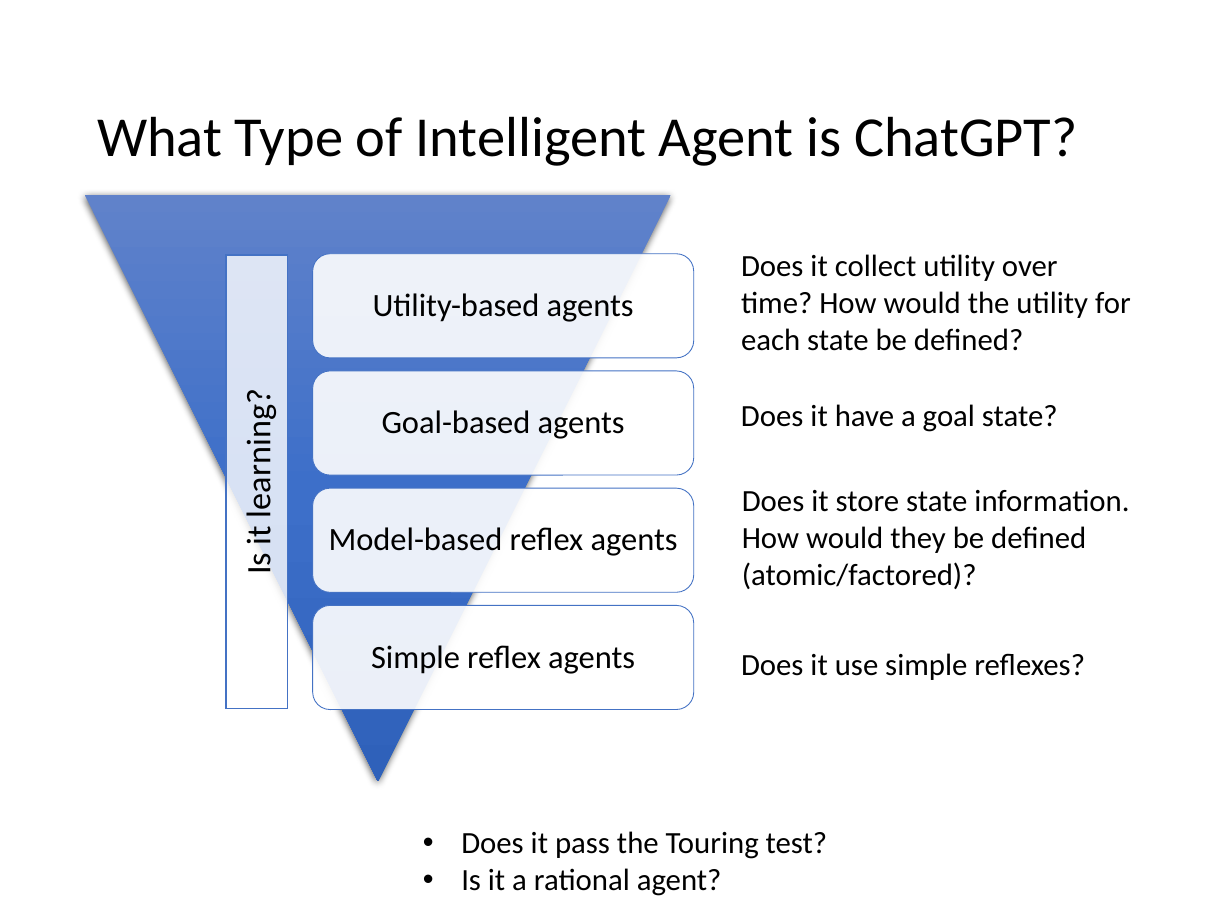
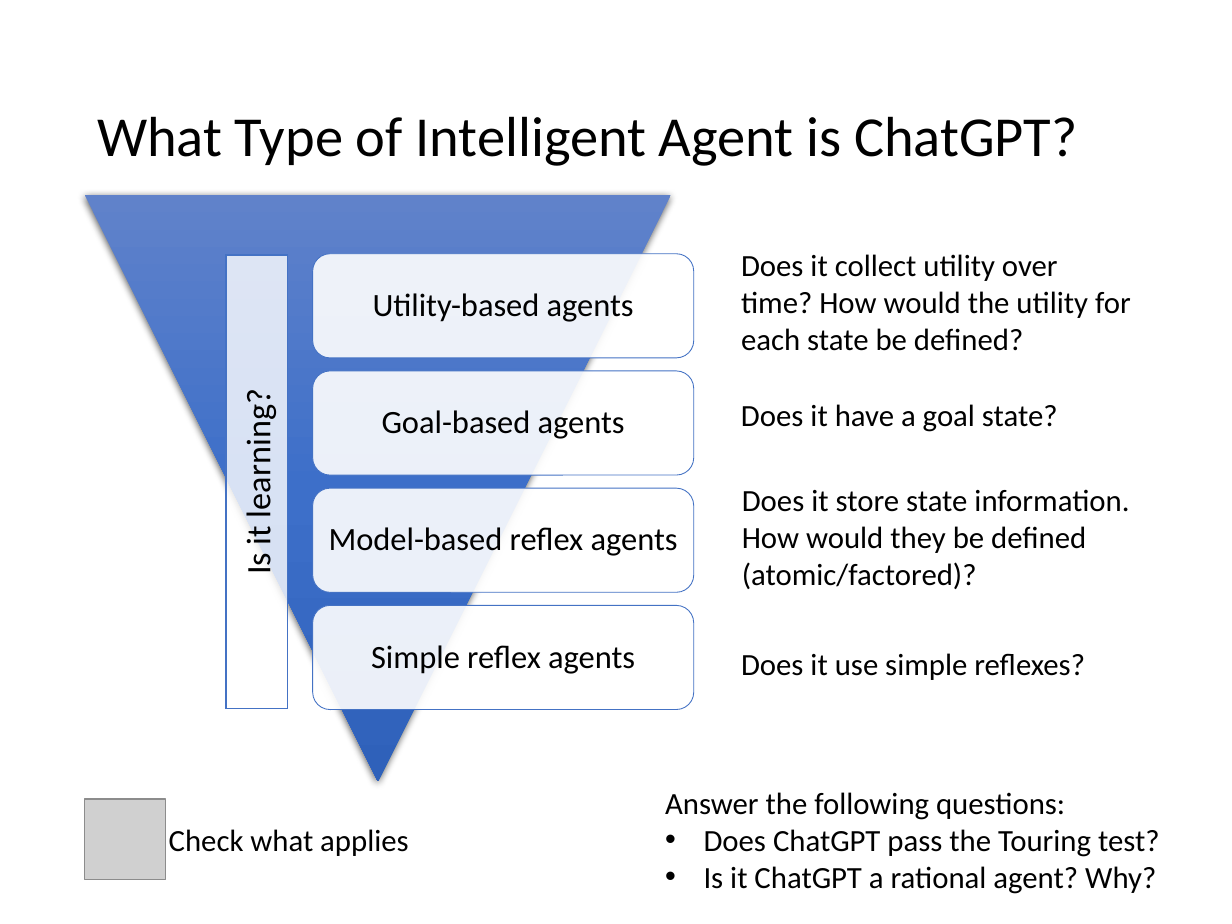
Before and after one commit to mhahsler/CS7320-AI, a slide deck: slide 37 of slides/02_agents.pptx (slide 36 before the commit). Drawn at 1232x924 pixels with LibreOffice and Linux fonts; fonts in the diff are those of the drawing; grey boxes stand for pictures. Boxes give left, top, right and bottom in pixels: in the first picture for what was removed or moved away, otherwise in the second. Text is boxed around its words. In the diff, an @@ line names an element or a change of style, - is before the commit and + after.

```diff
--- a/slides/02_agents.pptx
+++ b/slides/02_agents.pptx
@@ picture added at (85,800,165,880) @@
@@ text at (665,792,1160,894): text changed @@
-• Does it pass the Touring test?
-• Is it a rational agent?
+Answer the following questions:
+• Does ChatGPT pass the Touring test?
+• Is it ChatGPT a rational agent? Why?
@@ text added at (169,829,408,856), 18 pt, text #000000 @@
+Check what applies
```
Also in this commit, not shown: 5 other slides changed, 1 slide added, 1 other file.
